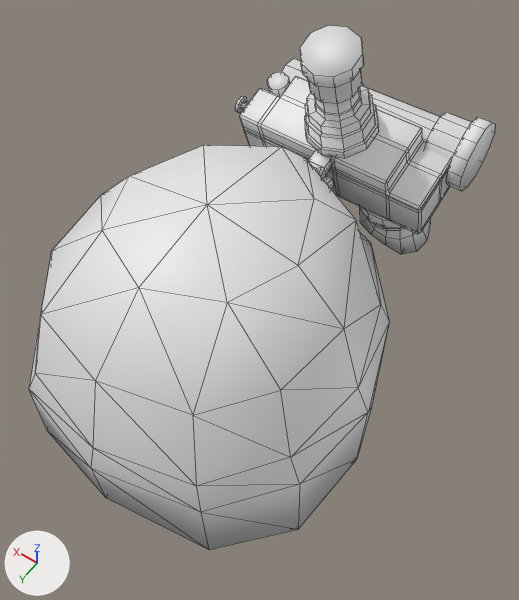
Two versions of the FBX model project/Shark and Peach's Military Uniform Improvements/contents/mods/SMUI/media/models_x/skinned/clothes/MilitaryHelmetNVGUP.fbx, one commit apart.
One viewpoint serves both versions: a camera (50 mm lens) standing at (-0.00135, 0.00155, 0.00375) and looking at (-0.00004, -0.00029, 0.00086). The lights are fixed; the arrows at lower left show +X, +Y and +Z. Mesh edges are drawn as thin lines. Materials are left out; every surface is plain grey. Vertices at the same position are counted once.

Objects in the first picture: '60jtdo54bx3q.001'.
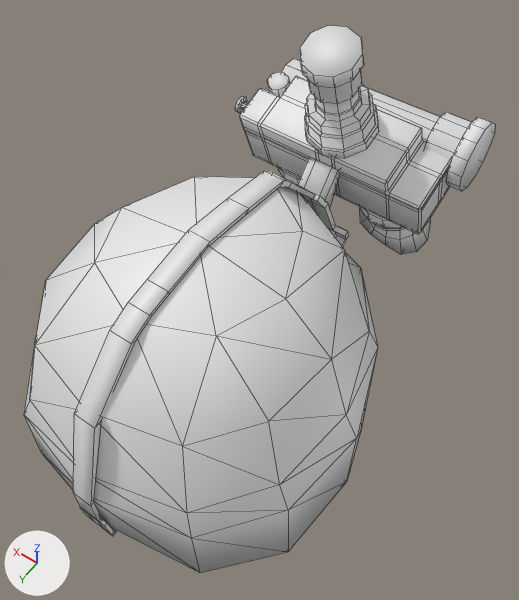
The newer file is also turned or shifted as a whole; pictures and numbers use the older file's frame.

Boxes (x1, y1, x2, y2) around the edits, measured in the pictures (519 x 600 px; the box of a moved part takes in the faces that stretch with it):
```json
{"object": "60jtdo54bx3q.001", "change": "reshaped", "before": [29, 25, 495, 550], "after": [24, 25, 495, 573]}
{"part": 1, "of": "me_60jtdo54bx3q_001", "change": "moved or reshaped", "before": [29, 145, 389, 550], "after": [24, 176, 378, 573]}
{"part": 2, "of": "me_60jtdo54bx3q_001", "change": "added", "after": [302, 192, 348, 247]}
{"part": 3, "of": "me_60jtdo54bx3q_001", "change": "added", "after": [73, 171, 316, 522]}
{"part": 4, "of": "me_60jtdo54bx3q_001", "change": "added", "after": [80, 507, 117, 536]}
{"part": 5, "of": "me_60jtdo54bx3q_001", "change": "added", "after": [298, 157, 339, 207]}
{"part": 6, "of": "me_60jtdo54bx3q_001", "change": "deleted", "before": [308, 150, 334, 189]}
```

Edits to the scene script, one JSON object a line:
```json
{"block": "me_60jtdo54bx3q_001", "where": "# used by ob_60jtdo54bx3q_001; location = (0.0, 0.0, 0.0)"}
{"op": "remove", "block": "me_60jtdo54bx3q_001", "code": "me_60jtdo54bx3q_001.from_pydata(...)  # 1064 vertices, 1064 faces; spans x -0.00083..0.00085, y -0.00151..0.00088, z -0.00017..0.00202"}
{"op": "add", "block": "me_60jtdo54bx3q_001", "code": "me_60jtdo54bx3q_001.from_pydata(...)  # 1201 vertices, 1189 faces; spans x -0.00083..0.00085, y -0.00151..0.00098, z -0.00029..0.00202"}
{"block": "me_60jtdo54bx3q_001", "change": "me_60jtdo54bx3q_001 part 1: the loose piece of 78 vertices spanning x -0.00083..0.00085, y -0.00101..0.00088, z 0.00042..0.00174 is moved by (0.0, 0.00008, -0.00013)"}
{"block": "me_60jtdo54bx3q_001", "change": "me_60jtdo54bx3q_001 part 2: a new loose piece of 56 vertices spanning x -0.00017..0.00017, y -0.00095..-0.00072, z 0.00078..0.00126"}
{"block": "me_60jtdo54bx3q_001", "change": "me_60jtdo54bx3q_001 part 3: a new loose piece of 44 vertices spanning x -0.00006..0.00006, y -0.00075..0.00098, z 0.00056..0.00163"}
{"block": "me_60jtdo54bx3q_001", "change": "me_60jtdo54bx3q_001 part 4: a new loose piece of 40 vertices spanning x -0.00007..0.00008, y 0.00083..0.00098, z 0.00036..0.00056"}
{"block": "me_60jtdo54bx3q_001", "change": "me_60jtdo54bx3q_001 part 5: a new loose piece of 31 vertices spanning x -0.00009..0.00008, y -0.00095..-0.00078, z 0.00105..0.00138"}
{"block": "me_60jtdo54bx3q_001", "change": "me_60jtdo54bx3q_001 part 6: the loose piece of 34 vertices spanning x -0.00009..0.00008, y -0.0009..-0.00076, z 0.00123..0.0014 is deleted"}
```
